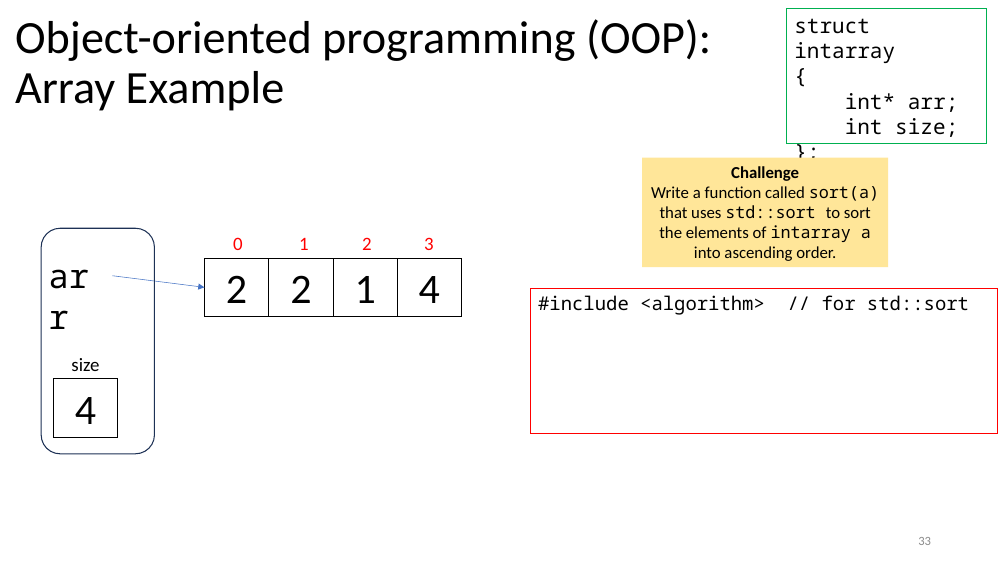
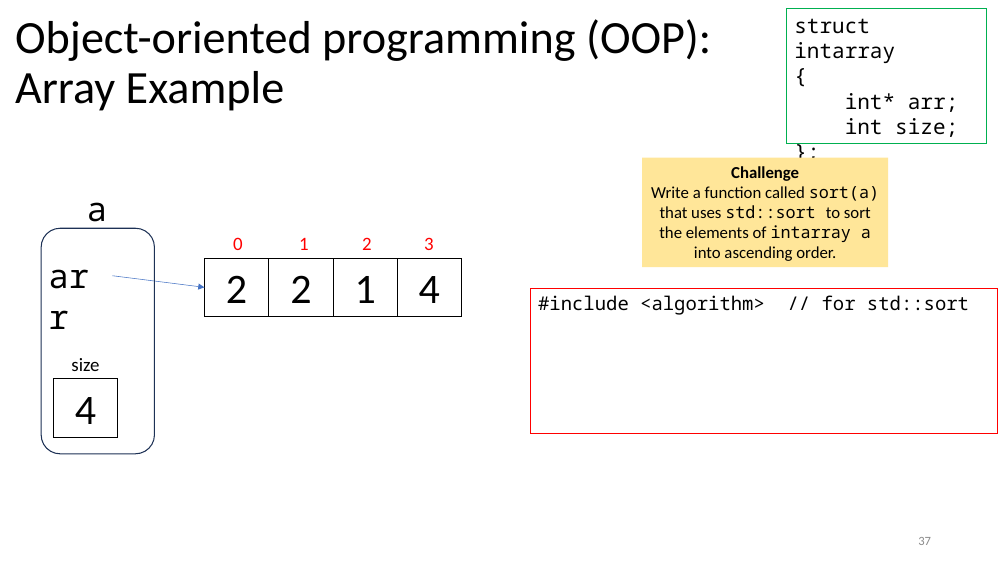
Before and after one commit to tjd1234/cmpt135spring2024, a slide deck: slide 37 of sample_code/week4/week4_cmpt135.pptx (slide 33 before the commit). Drawn at 1008x567 pixels with LibreOffice and Linux fonts; fonts in the diff are those of the drawing. Boxes give left, top, right and bottom in pixels: in the first picture for what was removed or moved away, otherwise in the second. Text is boxed around its words. In the diff, an @@ line names an element or a change of style, - is before the commit and + after.

```diff
--- a/sample_code/week4/week4_cmpt135.pptx
+++ b/sample_code/week4/week4_cmpt135.pptx
@@ text added at [87,202,107,229], 32 pt, text #000000 @@
+a
@@ page number at [918,537,931,545]: text changed @@
-33
+37
```
Also in this commit, not shown: 21 other slides changed, 34 slides added, 1 slide removed, 1 other file.
